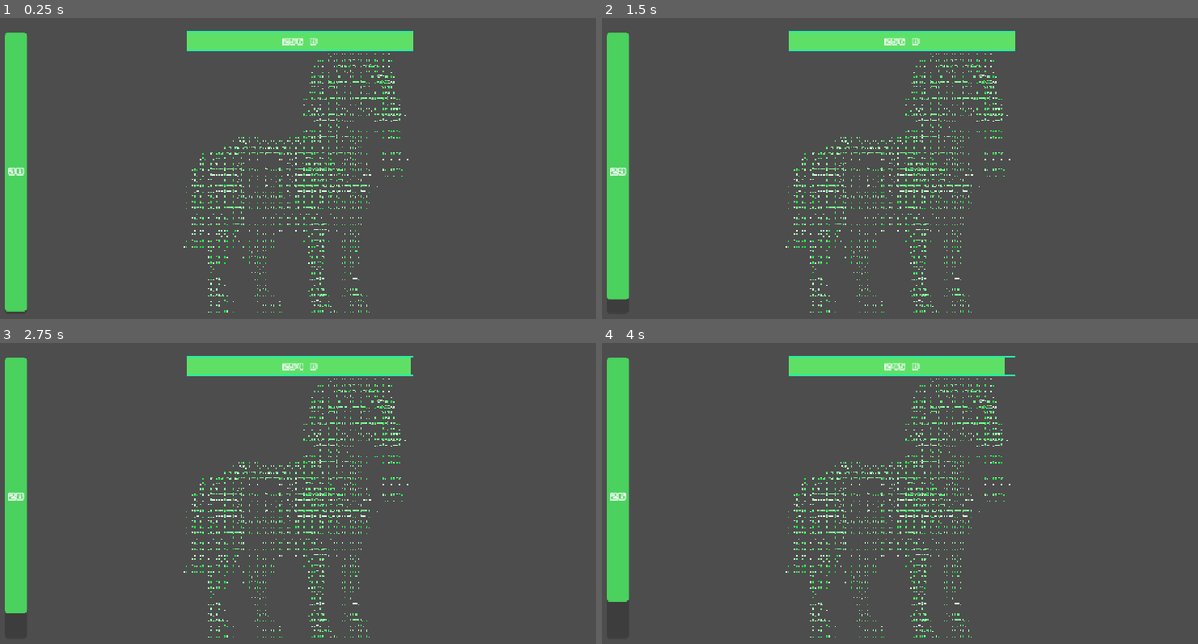
Above: before the commit, frames 1-4 (two rows, left to right).
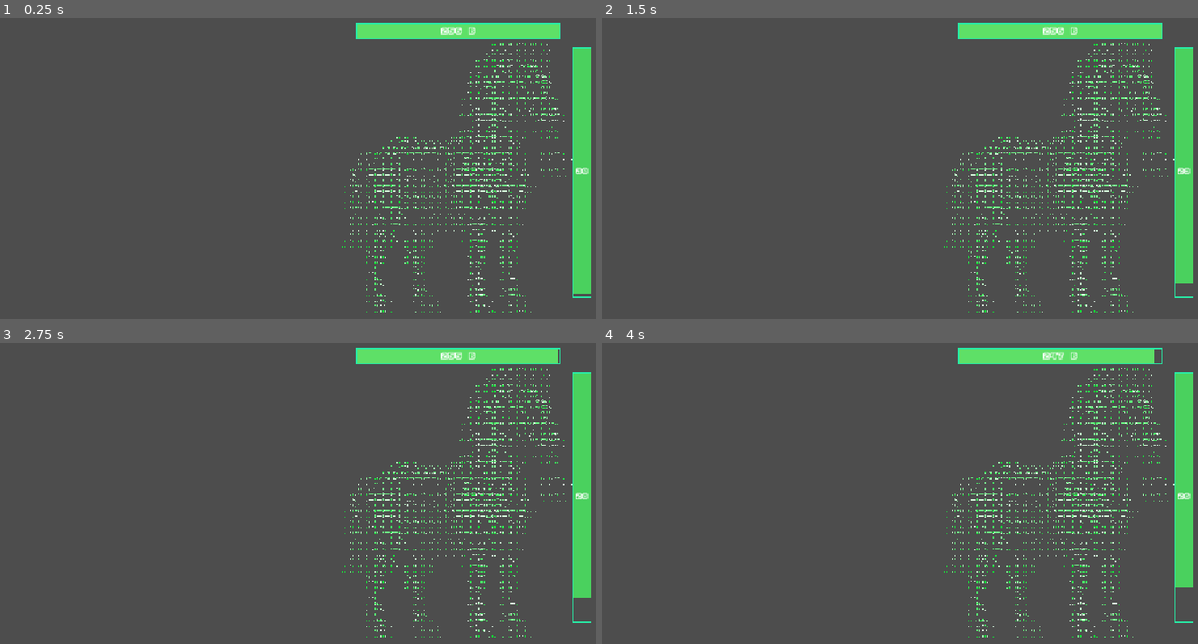
Above: after the commit, the same moments.

Repository: yiuriel/click.exe
Game: Godot game, scene res://scenes/bosses/Trojan.exe.tscn
Two runs of this game, one before a commit and one after it. Both use one fixed random seed, a clock stepped at 60 frames per second and the inputs below. The project has no main scene, so this scene is started directly.
Inputs (mouse positions are in pixels of both pictures, inside the frame that each line leads up to):
- Up to frame 1 (0.25 s): no input
- Up to frame 2 (1.5 s): tap Enter at 0.5, 0.6 s; move the mouse to (1043, 153) at 0.52 s; hold Right 0.53-1.28 s; click (1043, 153) at 0.67 s; tap Space at 0.77, 1.25 s; move the mouse to (774, 189) at 1.27 s; hold Down from 1.28 s (still down); tap Keypad Enter at 1.35 s
- Up to frame 3 (2.75 s): tap Space at 1.52 s; tap Enter at 2 s; move the mouse to (363, 418) at 2.02 s; release Down at 2.03 s; hold Right from 2.03 s (still down); tap Shift at 2.1 s
- Up to frame 4 (4 s): tap Space at 2.75, 3.02, 3.77 s; move the mouse to (870, 571) at 2.77 s; release Right at 2.78 s; hold Up 2.78-3.53 s; tap Ctrl at 2.85 s; click (870, 571) at 2.92 s; tap Enter at 3.5 s; move the mouse to (1096, 550) at 3.52 s; hold Left from 3.53 s (still down); tap Alt at 3.6 s

The runs differ from the first frame. In frame 1, 13% of the frame differs, in the area x 0-100%, y 1-98%; in frame 2, 13%; in frame 3, 13%; in frame 4, 13%.

Commit message:
fix in boss tree structure and trojan script

Diff:
--- a/scenes/bosses/Trojan.exe.tscn
+++ b/scenes/bosses/Trojan.exe.tscn
@@ -7,8 +7,7 @@
 [node name="Boss" unique_id=285928791 instance=ExtResource("1_7g5v6")]
 script = ExtResource("2_rucrl")
 
-[node name="BossSprite" parent="." index="0" unique_id=1991375062]
+[node name="BossSprite" parent="BossCanvas/HBoxContainer/MarginContainer/BossContainer/CenterContainer" parent_id_path=PackedInt32Array(1405739485) index="0" unique_id=1991375062]
 texture_filter = 1
-position = Vector2(-141.25, -324.78088)
 scale = Vector2(0.45, 0.45)
 texture = ExtResource("3_ycfi6")
--- a/scenes/bosses/boss.gd
+++ b/scenes/bosses/boss.gd
@@ -8,32 +8,36 @@
 var health: float = 1024
 var bar_stylebox: StyleBoxFlat
 
+@onready var health_bar: ProgressBar = find_child("HealthBar", true, false)
+@onready var timer_bar: ProgressBar = find_child("TimerBar", true, false)
+@onready var boss_timer: Timer = find_child("BossTimer", true, false)
+@onready var timer_label: Label = find_child("TimerLabel", true, false)
+@onready var hp_label: Label = find_child("HpLabel", true, false)
+@onready var boss_sprite: Sprite2D = find_child("BossSprite", true, false)
+
 func _ready() -> void:
-	$HealthBar.max_value = health
-	$HealthBar.value = health
+	health_bar.max_value = health
+	health_bar.value = health
 	_update_health_label()
 
-	center_sprite()
-	center_health_bar()
+	var original_style = timer_bar.get_theme_stylebox("fill")
+	bar_stylebox = original_style.duplicate() as StyleBoxFlat
+	timer_bar.add_theme_stylebox_override("fill", bar_stylebox)
 
-	var original_style = $TimerBar.get_theme_stylebox("fill")
-	bar_stylebox = original_style.duplicate() as StyleBoxFlat
-	$TimerBar.add_theme_stylebox_override("fill", bar_stylebox)
-
-	$BossTimer.timeout.connect(_on_boss_timer_timeout)
+	boss_timer.timeout.connect(_on_boss_timer_timeout)
 
 	start_boss_timer(30)
 
 func start_boss_timer(duration: float) -> void:
-	$TimerBar.max_value = 100.0
-	$TimerBar.value = 100.0
+	timer_bar.max_value = 100.0
+	timer_bar.value = 100.0
 	bar_stylebox.bg_color = Color("#4ad15e")
 
-	$BossTimer.start(duration)
+	boss_timer.start(duration)
 
 	var tween = create_tween()
 	# Tell the tween that the following animations should run simultaneously
-	tween.parallel().tween_property($TimerBar, "value", 0.0, duration)
+	tween.parallel().tween_property(timer_bar, "value", 0.0, duration)
 	tween.parallel().tween_method(check_bar_color, 100.0, 0.0, duration)
 
 func check_bar_color(current_value: float) -> void:
@@ -44,44 +48,34 @@
 	else:
 		bar_stylebox.bg_color = Color("#f6354d")
 
-	var seconds_left = ceil((current_value / 100.0) * $BossTimer.wait_time)
-	$TimerBar/TimerLabel.text = str(int(seconds_left))
+	var seconds_left = ceil((current_value / 100.0) * boss_timer.wait_time)
+	timer_label.text = str(int(seconds_left))
 
 func take_damage(amount: float) -> void:
-	if health <= 0 or $BossTimer.is_stopped():
+	if health <= 0 or boss_timer.is_stopped():
 		return
 
 	health -= amount
-	$HealthBar.value = health
+	health_bar.value = health
 	_update_health_label()
 
 	if health <= 0:
 		health = 0
-		$HealthBar.value = 0
+		health_bar.value = 0
 		_update_health_label()
 		die()
 
 func die() -> void:
-	$BossTimer.stop()
+	boss_timer.stop()
 	print("Boss base: Muriendo...")
 	boss_defeated.emit()
 	queue_free()
 
 func _on_boss_timer_timeout() -> void:
-	$TimerBar/TimerLabel.text = "0"
+	timer_label.text = "0"
 	print("Boss base: Tiempo agotado...")
 	boss_failed.emit()
 
 func _update_health_label() -> void:
-	if has_node("HealthBar/HpLabel"):
-		$HealthBar/HpLabel.text = GameHelpers._format_bytes(health)
-
-func center_sprite() -> void:
-	var viewport = get_viewport()
-	if viewport and has_node("BossSprite"):
-		$BossSprite.position = viewport.get_visible_rect().size / 2
-
-func center_health_bar() -> void:
-	var viewport = get_viewport()
-	if viewport and has_node("HealthBar"):
-		$HealthBar.position.x = (viewport.get_visible_rect().size / 2).x - $HealthBar.size.x / 2
+	if hp_label:
+		hp_label.text = GameHelpers._format_bytes(health)
--- a/scenes/bosses/boss.tscn
+++ b/scenes/bosses/boss.tscn
@@ -19,24 +19,73 @@
 [sub_resource type="StyleBoxFlat" id="StyleBoxFlat_rdia2"]
 bg_color = Color(0.36862746, 0.8784314, 0.40392157, 1)
 
+[sub_resource type="StyleBoxFlat" id="StyleBoxFlat_jvuli"]
+bg_color = Color(0.6, 0.6, 0.6, 0)
+border_width_left = 2
+border_width_top = 2
+border_width_right = 2
+border_width_bottom = 2
+border_color = Color(0.15686275, 0.9254902, 0.6509804, 1)
+corner_detail = 1
+expand_margin_left = 2.0
+expand_margin_top = 2.0
+expand_margin_right = 2.0
+expand_margin_bottom = 2.0
+
+[sub_resource type="StyleBoxFlat" id="StyleBoxFlat_tsxae"]
+corner_detail = 1
+
 [node name="Boss" type="Node2D" unique_id=285928791]
 script = ExtResource("1_dplu8")
 
-[node name="BossSprite" type="Sprite2D" parent="." unique_id=1991375062]
-position = Vector2(160, 0)
+[node name="BossCanvas" type="CanvasLayer" parent="." unique_id=1115375240]
 
-[node name="BossTimer" type="Timer" parent="." unique_id=287132664]
+[node name="HBoxContainer" type="HBoxContainer" parent="BossCanvas" unique_id=1725097761]
+anchors_preset = 15
+anchor_right = 1.0
+anchor_bottom = 1.0
+grow_horizontal = 2
+grow_vertical = 2
 
-[node name="HealthBar" type="ProgressBar" parent="." unique_id=218541143]
-anchors_preset = -1
+[node name="Control" type="Control" parent="BossCanvas/HBoxContainer" unique_id=78750766]
+layout_mode = 2
+size_flags_horizontal = 3
+
+[node name="MarginContainer" type="MarginContainer" parent="BossCanvas/HBoxContainer" unique_id=943181614]
+layout_mode = 2
+size_flags_horizontal = 3
+theme_override_constants/margin_left = 25
+theme_override_constants/margin_top = 40
+theme_override_constants/margin_right = 40
+theme_override_constants/margin_bottom = 40
+
+[node name="BossContainer" type="Control" parent="BossCanvas/HBoxContainer/MarginContainer" unique_id=108518991]
+layout_mode = 2
+size_flags_horizontal = 3
+
+[node name="CenterContainer" type="CenterContainer" parent="BossCanvas/HBoxContainer/MarginContainer/BossContainer" unique_id=1405739485]
+layout_mode = 1
+anchors_preset = 8
 anchor_left = 0.5
-anchor_top = 0.18
+anchor_top = 0.5
 anchor_right = 0.5
-anchor_bottom = 0.18
-offset_left = 376.0
-offset_top = 75.0
-offset_right = 776.0
-offset_bottom = 105.0
+anchor_bottom = 0.5
+grow_horizontal = 2
+grow_vertical = 2
+
+[node name="BossSprite" type="Sprite2D" parent="BossCanvas/HBoxContainer/MarginContainer/BossContainer/CenterContainer" unique_id=1991375062]
+
+[node name="BossTimer" type="Timer" parent="BossCanvas/HBoxContainer/MarginContainer/BossContainer" unique_id=287132664]
+
+[node name="HealthBar" type="ProgressBar" parent="BossCanvas/HBoxContainer/MarginContainer/BossContainer" unique_id=218541143]
+layout_mode = 1
+anchors_preset = 5
+anchor_left = 0.5
+anchor_right = 0.5
+offset_left = -180.0
+offset_top = 20.0
+offset_right = 180.0
+offset_bottom = 44.0
 grow_horizontal = 2
 theme_override_styles/background = SubResource("StyleBoxFlat_buxl7")
 theme_override_styles/fill = SubResource("StyleBoxFlat_rdia2")
@@ -44,7 +93,7 @@
 show_percentage = false
 metadata/_edit_use_anchors_ = true
 
-[node name="HpLabel" type="Label" parent="HealthBar" unique_id=1122334455]
+[node name="HpLabel" type="Label" parent="BossCanvas/HBoxContainer/MarginContainer/BossContainer/HealthBar" unique_id=1122334455]
 layout_mode = 1
 anchors_preset = -1
 anchor_top = 0.1
@@ -59,20 +108,34 @@
 vertical_alignment = 1
 metadata/_edit_use_anchors_ = true
 
-[node name="TimerBar" type="ProgressBar" parent="." unique_id=137994471]
-offset_left = 50.0
-offset_top = 75.0
-offset_right = 90.0
-offset_bottom = 575.0
+[node name="TimerBar" type="ProgressBar" parent="BossCanvas/HBoxContainer/MarginContainer/BossContainer" unique_id=137994471]
+layout_mode = 1
+anchors_preset = 6
+anchor_left = 1.0
+anchor_top = 0.5
+anchor_right = 1.0
+anchor_bottom = 0.5
+offset_left = -49.0
+offset_top = -220.0
+offset_right = -19.0
+offset_bottom = 220.0
+grow_horizontal = 0
+grow_vertical = 2
+theme_override_styles/background = SubResource("StyleBoxFlat_jvuli")
+theme_override_styles/fill = SubResource("StyleBoxFlat_tsxae")
 value = 3.0
 fill_mode = 2
 show_percentage = false
 
-[node name="TimerLabel" type="Label" parent="TimerBar" unique_id=1750780442]
-layout_mode = 0
-offset_right = 40.0
-offset_bottom = 500.0
+[node name="TimerLabel" type="Label" parent="BossCanvas/HBoxContainer/MarginContainer/BossContainer/TimerBar" unique_id=1750780442]
+layout_mode = 1
+anchors_preset = 15
+anchor_right = 1.0
+anchor_bottom = 1.0
+grow_horizontal = 2
+grow_vertical = 2
 theme_override_fonts/font = ExtResource("2_rdia2")
+theme_override_font_sizes/font_size = 12
 text = "30"
 horizontal_alignment = 1
 vertical_alignment = 1
--- a/scenes/bosses/trojan.exe.gd
+++ b/scenes/bosses/trojan.exe.gd
@@ -6,10 +6,14 @@
 var _shield_timer: Timer = Timer.new()
 var _initial_scale: Vector2
 
+@onready var trojan_horse_overlay: Node2D = find_child("TrojanHorseOverlay", true, false)
+
 func _ready() -> void:
 	health = 256
-	_initial_scale = Vector2($BossSprite.scale)
+	_initial_scale = boss_sprite.scale
+	_shield_timer.one_shot = true
 	_shield_timer.timeout.connect(_restart_shield)
+	add_child(_shield_timer)
 	super()
 
 func _restart_shield() -> void:
@@ -27,20 +31,18 @@
 func _handle_trojan_click() -> void:
 	if not _shield_broken:
 		_current_clicks += 1
-		$BossSprite.scale = Vector2(_initial_scale * 1.1)
-		get_tree().create_timer(0.05).timeout.connect(func(): $BossSprite.scale = _initial_scale)
+		boss_sprite.scale = Vector2(_initial_scale * 1.1)
+		get_tree().create_timer(0.05).timeout.connect(func(): boss_sprite.scale = _initial_scale)
 
 		if _current_clicks >= _clicks_needed:
 			_shield_broken = true
-			_shield_timer.one_shot = true
-			add_child(_shield_timer)
 			_shield_timer.start(5)
-			if has_node("TrojanHorseOverlay"):
-				$TrojanHorseOverlay.visible = false
+			if trojan_horse_overlay:
+				trojan_horse_overlay.visible = false
 	else:
 		take_damage(GPlayerData.get_player_click_damage())
 
 func die() -> void:
-	$BossTimer.stop()
+	boss_timer.stop()
 	boss_defeated.emit()
 	queue_free()
